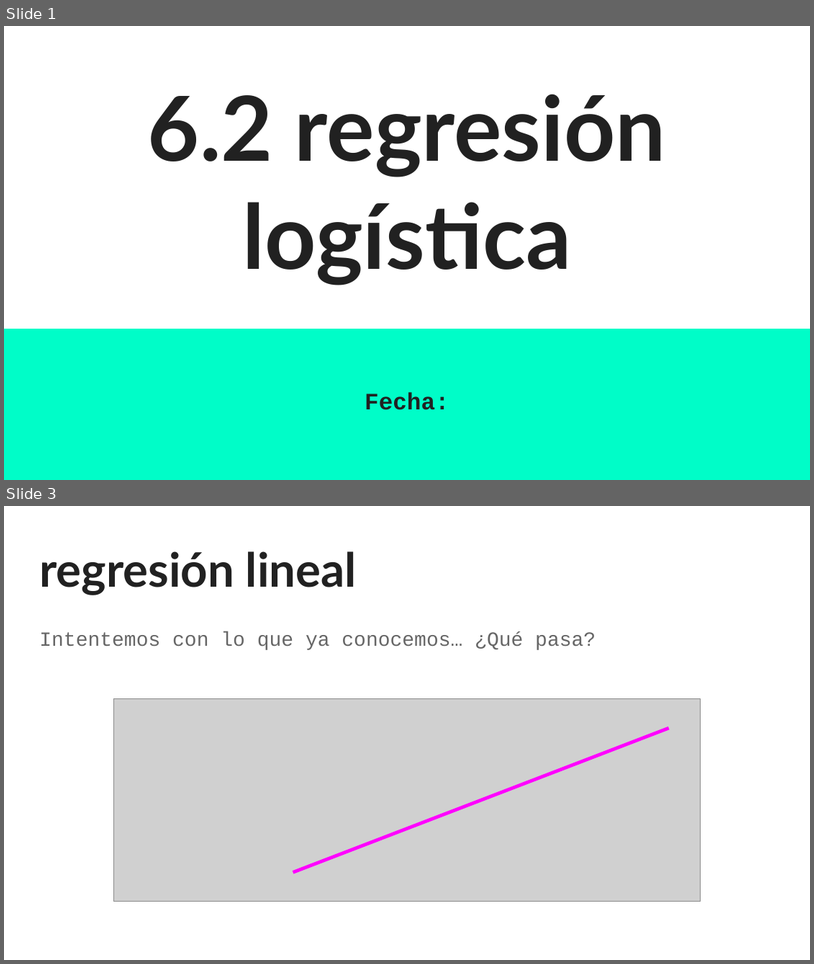
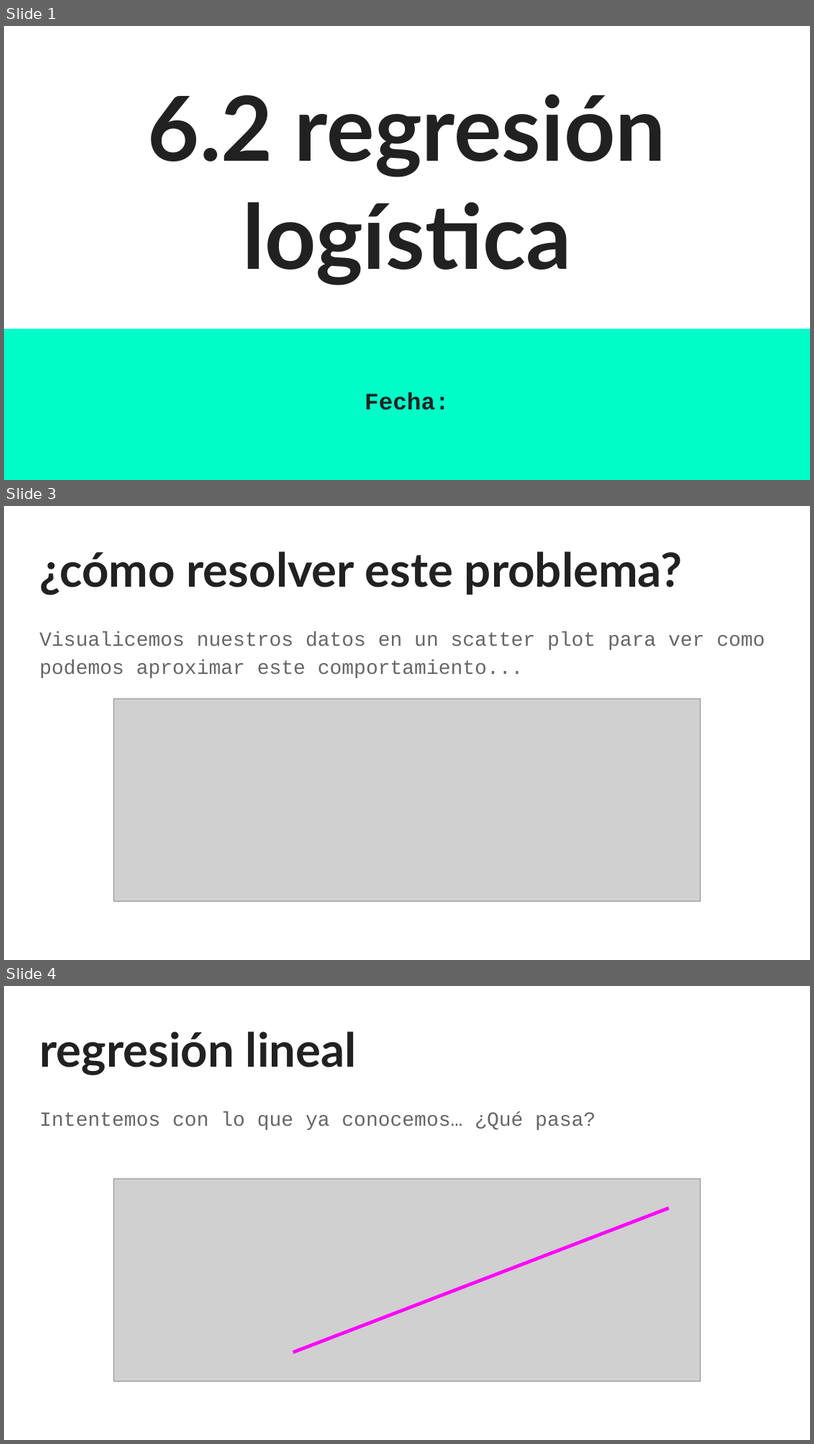
Before and after one commit to sainosmichelle/sainosmichelle.github.io, a slide deck: assets/files/Tema6/reg_log/6.2 Regresión Logística.pptx. Shown one above the other, each under a label of ours: slides 1 and 3 before the commit, slides 1, 3 and 4 after it; the slides between them are not shown. The pictures are 814x964 and 814x1444 pixels, drawn with LibreOffice and Linux fonts; fonts in the diff are those of the drawing; grey boxes stand for pictures. Boxes give left, top, right and bottom in pixels: in the first picture for what was removed or moved away, otherwise in the second. Text is boxed around its words. In the diff, an @@ line names an element or a change of style, - is before the commit and + after.

```diff
--- a/assets/files/Tema6/reg_log/6.2 Regresión Logística.pptx
+++ b/assets/files/Tema6/reg_log/6.2 Regresión Logística.pptx
@@ slide 3 added at box(4, 506, 810, 960), background #FFFFFF @@
@@ title added at box(39, 551, 682, 595), 42 pt, text #212121, bold @@
+¿cómo resolver este problema?
@@ text added at box(39, 631, 765, 678), 18 pt, text #666666 @@
+Visualicemos nuestros datos en un scatter plot para ver como podemos aproximar este comportamiento...
@@ picture added at box(113, 699, 701, 901) @@
@@ what was slide 3 is now slide 4 @@
```
Also in this commit, not shown: 1 slide changed, 11 other slides added, 1 slide removed.
